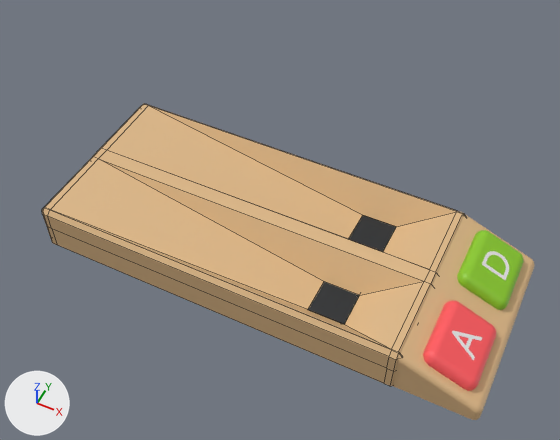
The Blender file src/assets/table.blend as it was, and as the next commit left it.
Rendered twice from a 50 mm camera at (4.59, -7.22, 9.41) aimed at (1.14, -0.33, 0.81). Arrows for +X, +Y and +Z are at lower left; the lights stay in place. Mesh edges are drawn as thin lines on the coarser meshes.

The first picture shows 'Control A', 'Control B', 'Controls', 'Hide Thruster', 'Table'.
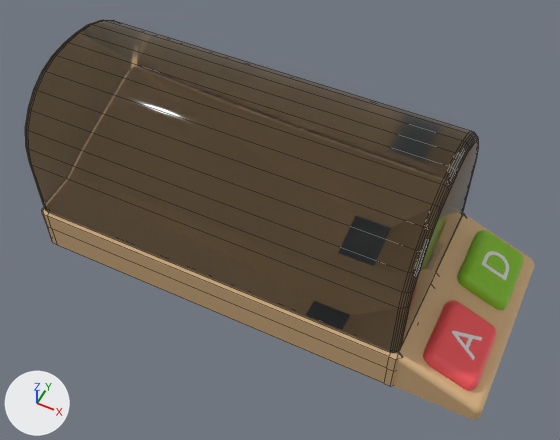
Commit message: feat: shade smooth glass

The change in detail:
me_cube_004 has 252 vertices, 223 faces and spans x -2.5..3.49, y -1.46..1.45, z -0.5..1.85.
me_cube_004 is used by ob_glass; location (0.0, 0.0, 0.86).
me_cube_004 part 1: all faces are now shaded smooth (223 of 223 changed).
Object 'Glass' (ob_glass) is now shown.

Location of each change, [x1, y1, x2, y2] in pixels of the pictures (560 x 440 px):
'Glass', shown: after [25, 20, 479, 353]
'Table', unchanged, covered by the edit: before [42, 104, 465, 386]; after [42, 208, 465, 386]
'Hide Thruster', unchanged, covered by the edit: before [308, 215, 396, 324]
